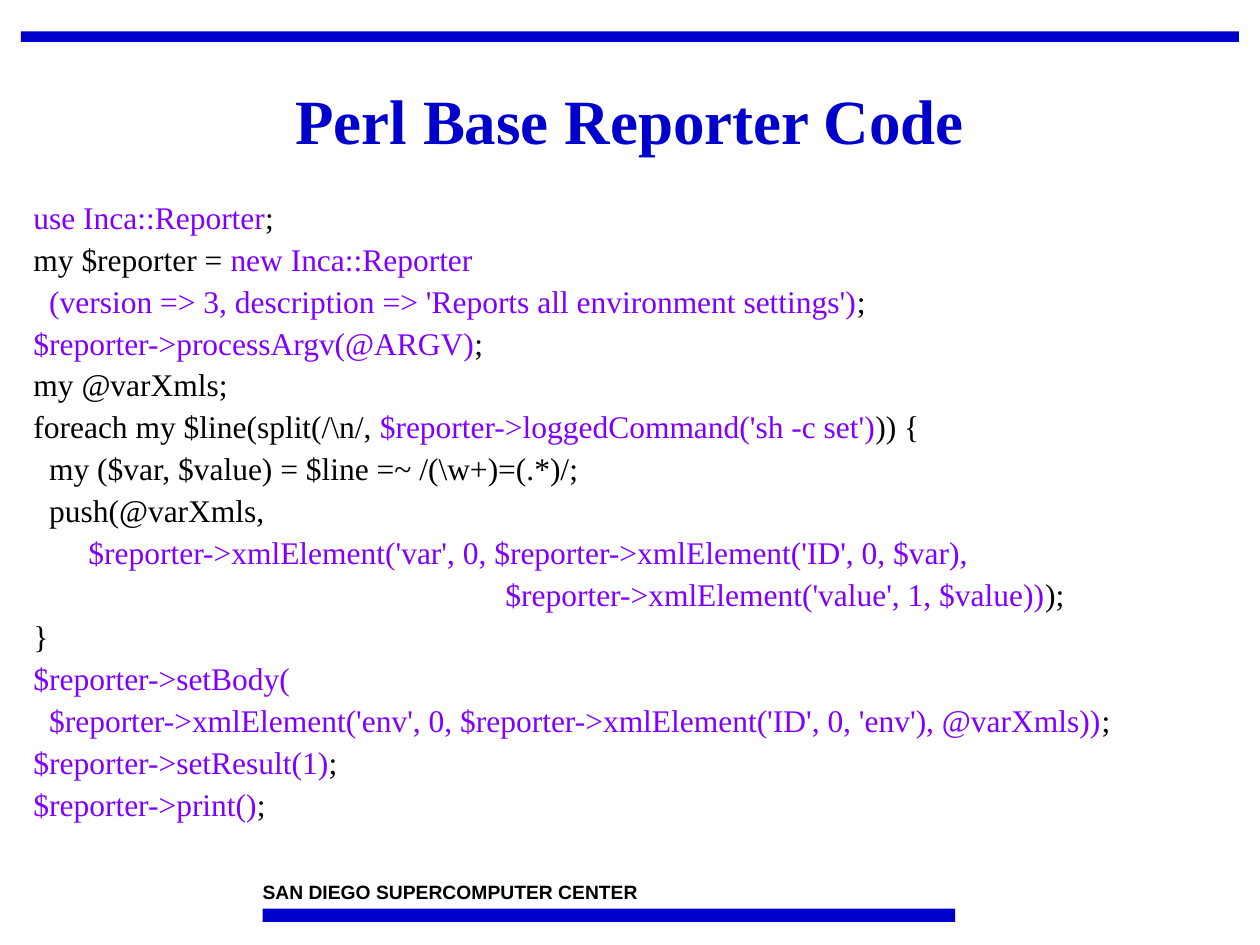
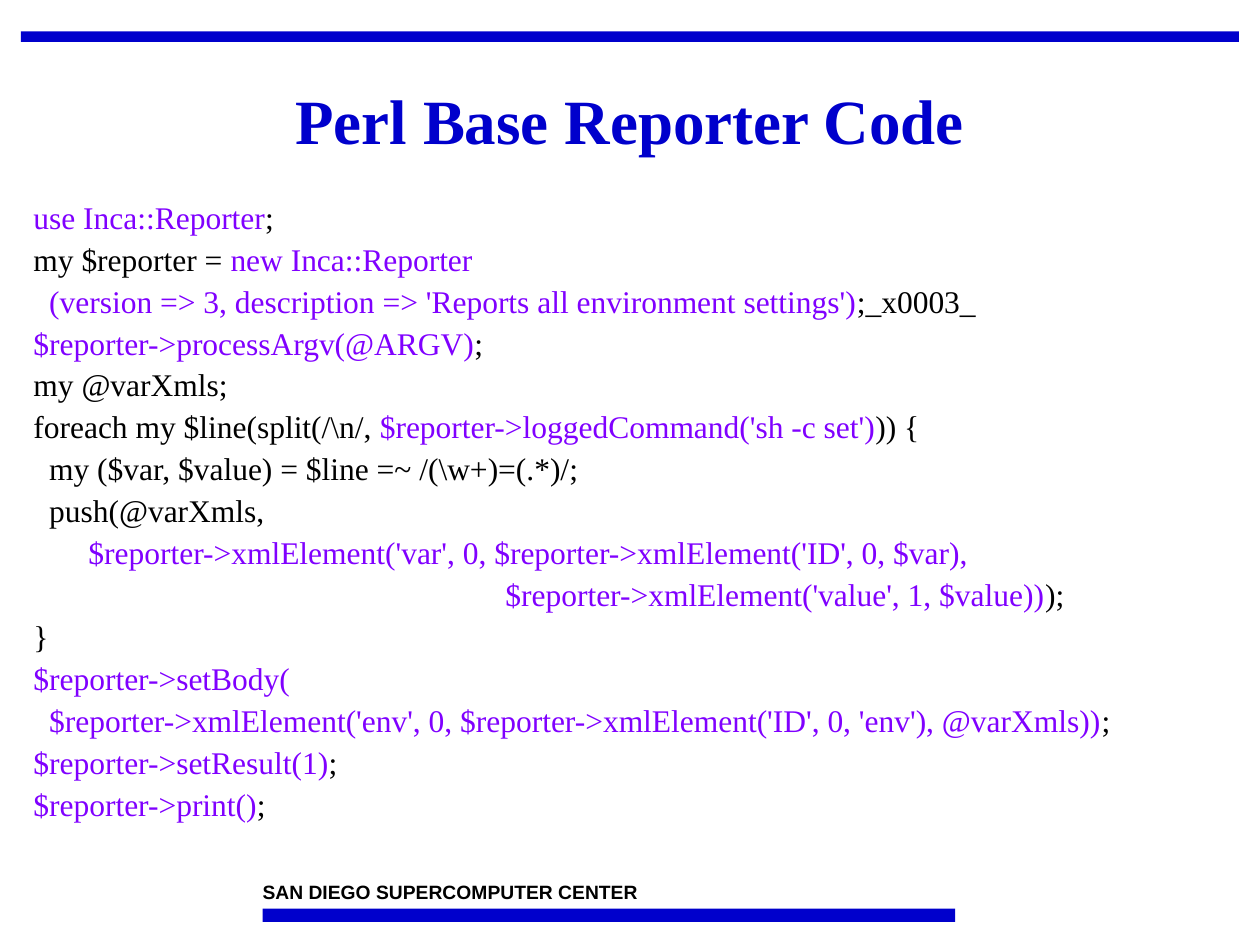
Before and after one commit to IncaProject/inca-xsede, a slide deck: slide 12 of talks/2008workshop/incaReporters.ppt. Drawn at 1260x945 pixels with LibreOffice and Linux fonts; fonts in the diff are those of the drawing; background and template pictures are left out. Boxes give left, top, right and bottom in pixels: in the first picture for what was removed or moved away, otherwise in the second. Text is boxed around its words. In the diff, an @@ line names an element or a change of style, - is before the commit and + after.

```diff
--- a/talks/2008workshop/incaReporters.ppt
+++ b/talks/2008workshop/incaReporters.ppt
@@ text at (49, 291, 976, 319): text changed @@
-(version => 3, description => 'Reports all environment settings');
+(version => 3, description => 'Reports all environment settings');_x0003_
```
Also in this commit, not shown: 17 other slides changed.
